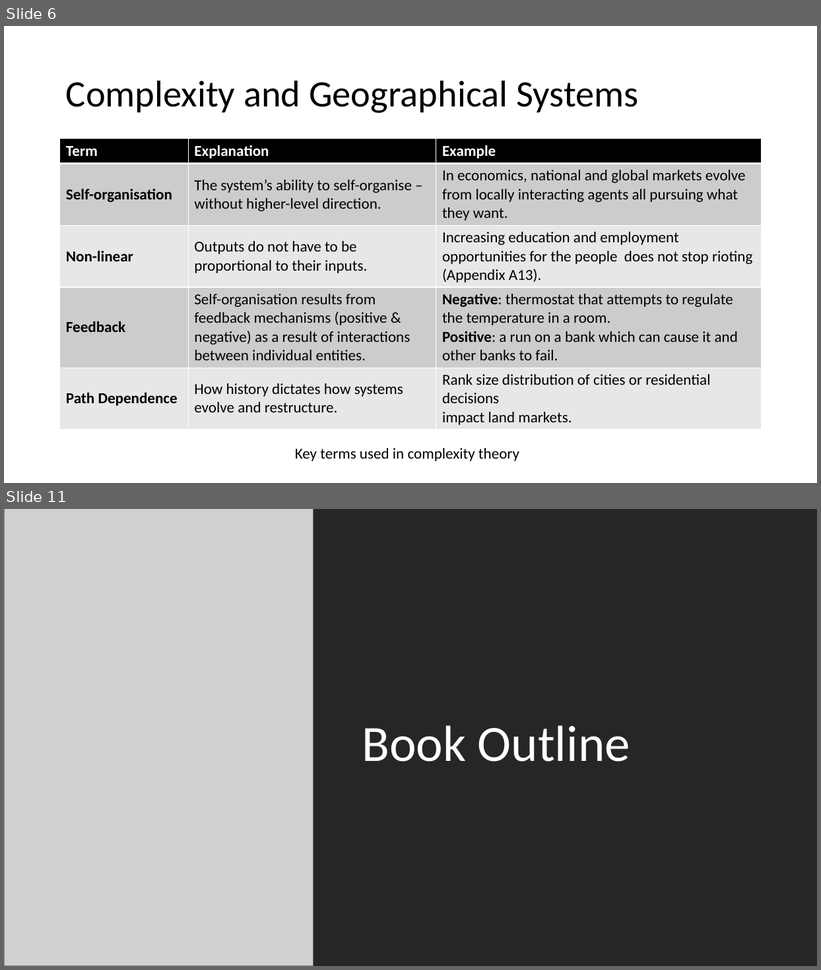
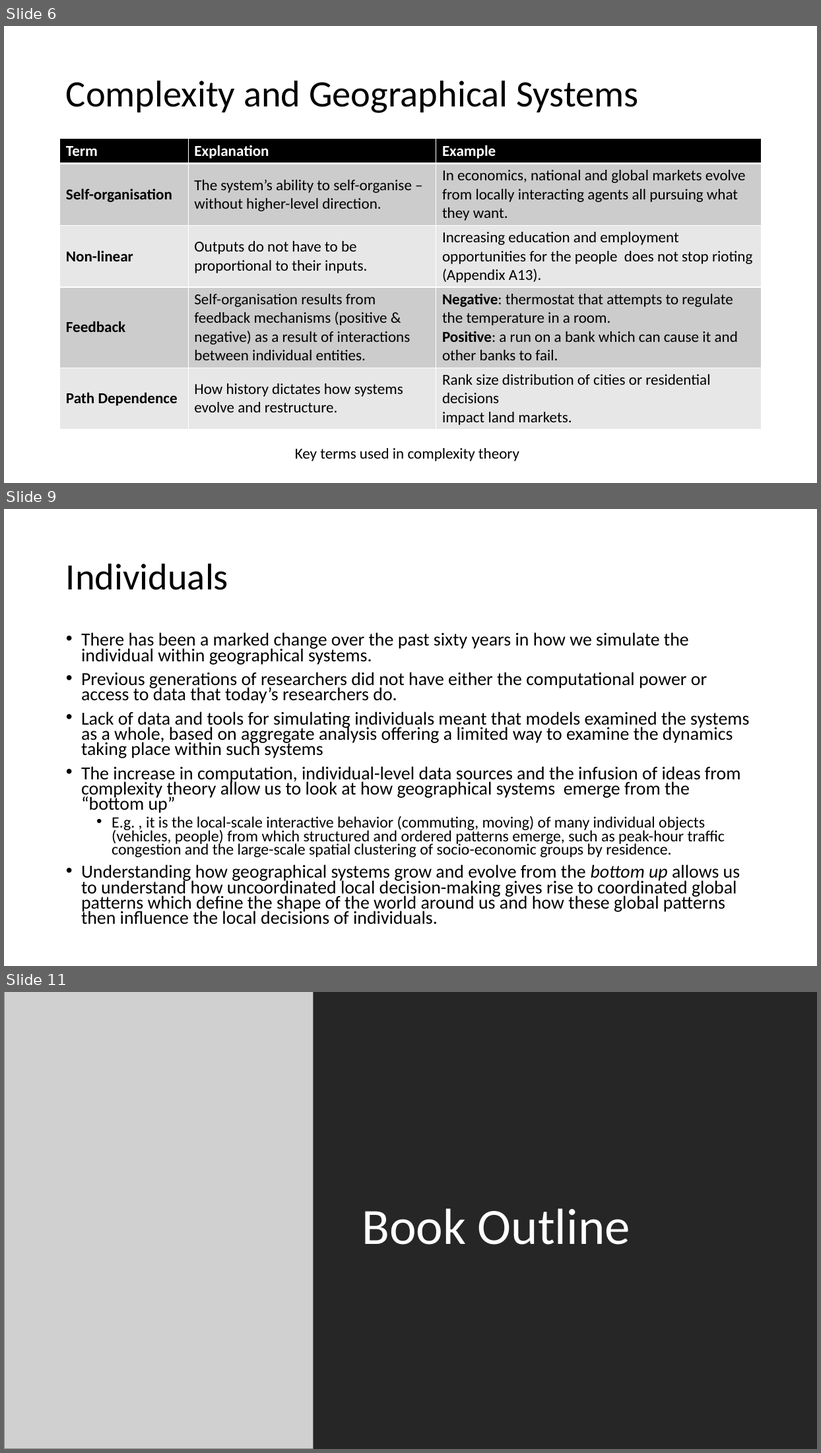
Before and after one commit to abmgis/abmgis, a slide deck: Chapter01-ABMGIS/Chapter1.pptx. Shown one above the other, each under a label of ours: slides 6 and 11 before the commit, slides 6, 9 and 11 after it; the slides between them are not shown. The pictures are 821x970 and 821x1453 pixels, drawn with LibreOffice and Linux fonts; fonts in the diff are those of the drawing; grey boxes stand for pictures. Boxes give left, top, right and bottom in pixels: in the first picture for what was removed or moved away, otherwise in the second. Text is boxed around its words. In the diff, an @@ line names an element or a change of style, - is before the commit and + after.

```diff
--- a/Chapter01-ABMGIS/Chapter1.pptx
+++ b/Chapter01-ABMGIS/Chapter1.pptx
@@ slide 9 added at bbox=[4, 509, 817, 966], background #FFFFFF @@
@@ title added at bbox=[66, 563, 228, 590], 44 pt, text #000000 @@
+Individuals
@@ text added at bbox=[81, 632, 749, 925], 21.7 pt, text #000000 @@
+• There has been a marked change over the past sixty years in how we simulate the individual within geographical systems.
+• Previous generations of researchers did not have either the computational power or access to data that today’s researchers do.
+• Lack of data and tools for simulating individuals meant that models examined the systems as a whole, based on aggregate analysis offering a limited way to examine the dynamics taking place within such systems
+• The increase in computation, individual-level data sources and the infusion of ideas from complexity theory allow us to look at how geographical systems emerge from the “bottom up”
+  • E.g. , it is the local-scale interactive behavior (commuting, moving) of many individual objects (vehicles, people) from which structured and ordered patterns emerge, such as peak-hour traffic congestion and the large-scale spatial clustering of socio-economic groups by residence.
+• Understanding how geographical systems grow and evolve from the bottom up allows us to understand how uncoordinated local decision-making gives rise to coordinated global patterns which define the shape of the world around us and how these global patterns then influence the local decisions of individuals.
```
Also in this commit, not shown: 3 slides changed, 7 other slides added, 11 slides removed.
